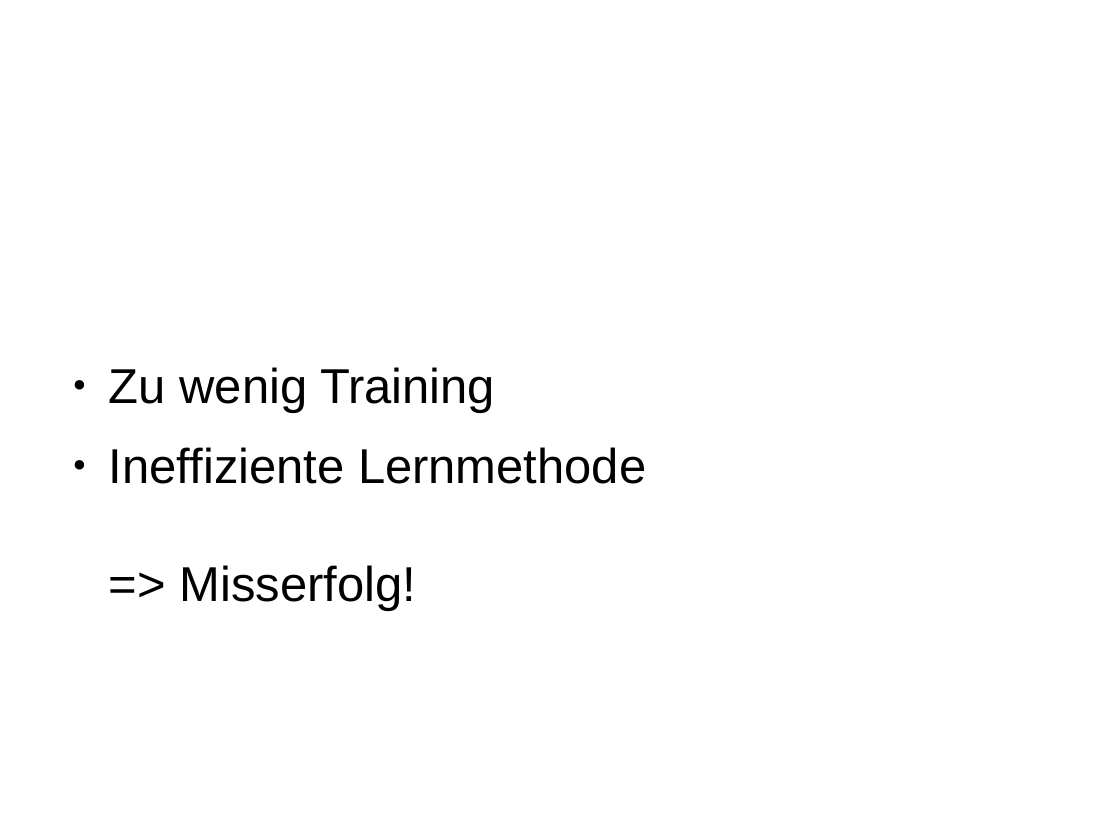
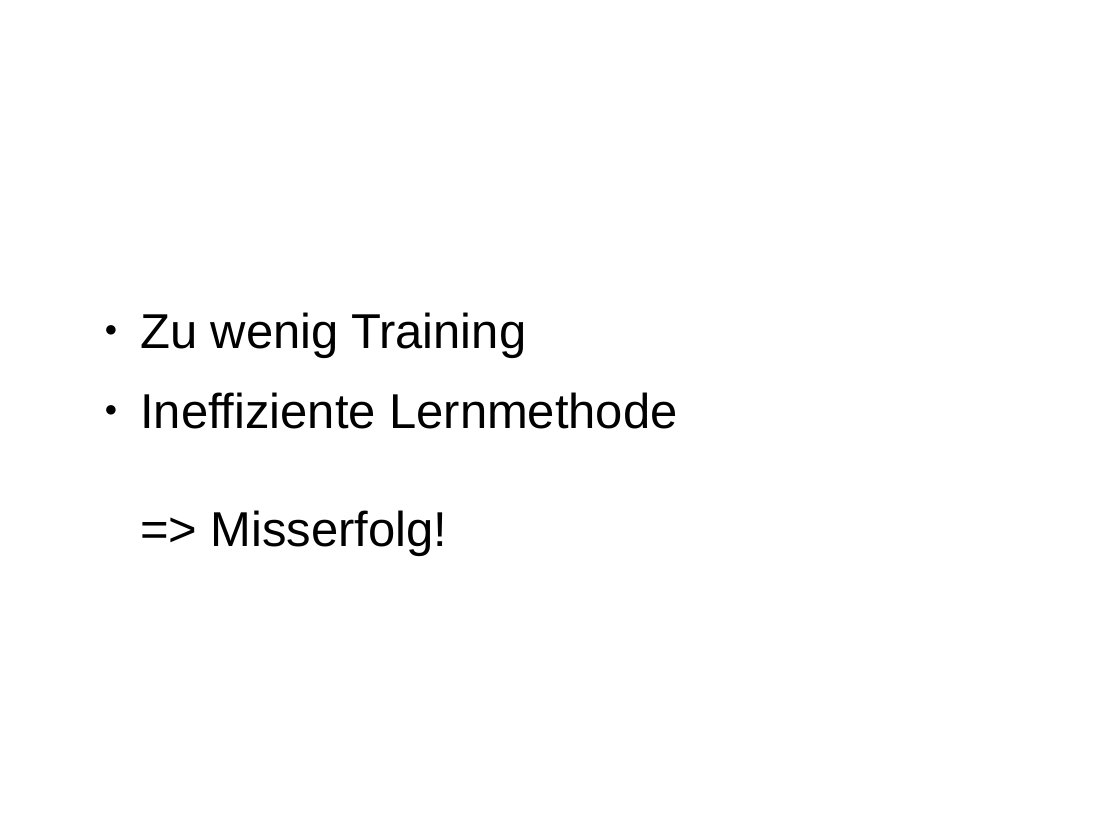
Before and after one commit to free-creations/Repetitor, a slide deck: slide 4 of UserGuide/MusikLernen.odp (slide 3 before the commit). Drawn at 1120x840 pixels with LibreOffice and Linux fonts; fonts in the diff are those of the drawing; background and template pictures are left out. Boxes give left, top, right and bottom in pixels: in the first picture for what was removed or moved away, otherwise in the second. Text is boxed around its words. In the diff, an @@ line names an element or a change of style, - is before the commit and + after.

```diff
--- a/UserGuide/MusikLernen.odp
+++ b/UserGuide/MusikLernen.odp
@@ text "Zu wenig Training": place and size @@
-text "Zu wenig Training" at (109, 367, 646, 611)
+text "Zu wenig Training" at (140, 312, 677, 556)
```
Also in this commit, not shown: 4 other slides changed, 1 slide added, 3 other files.
